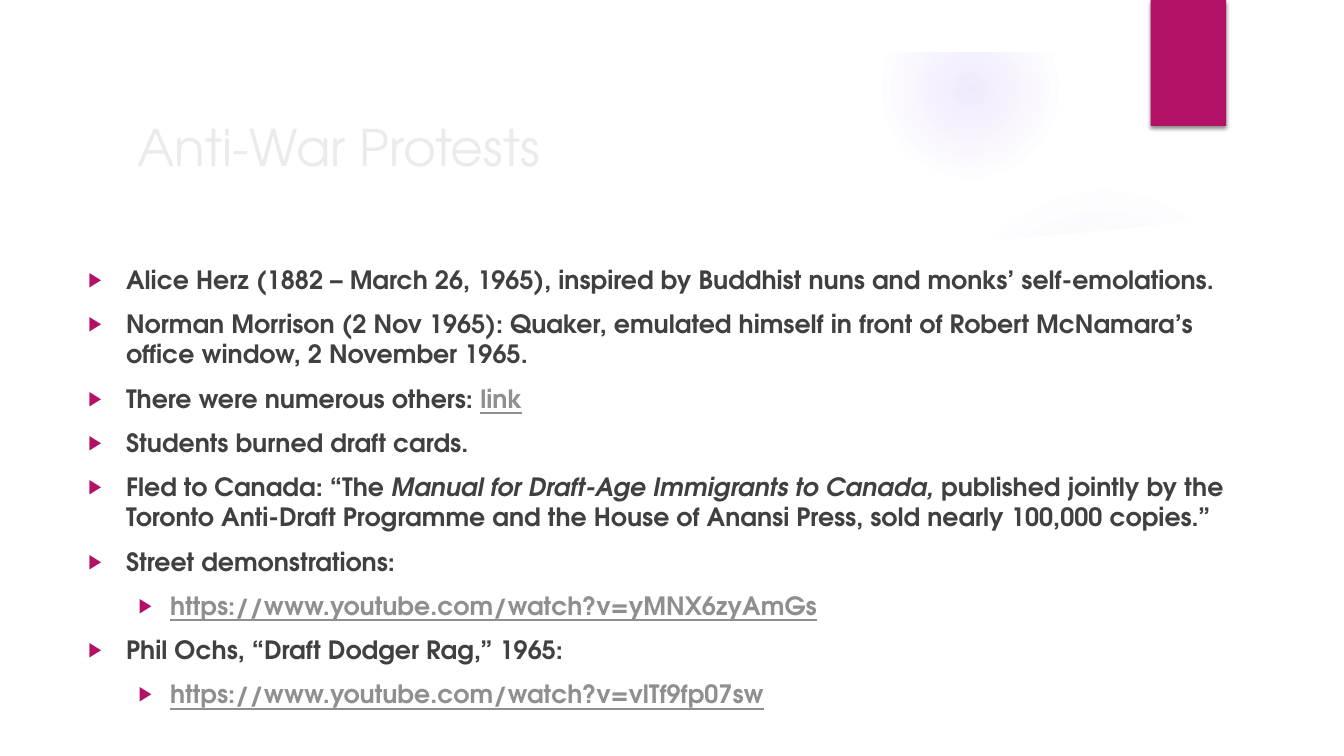
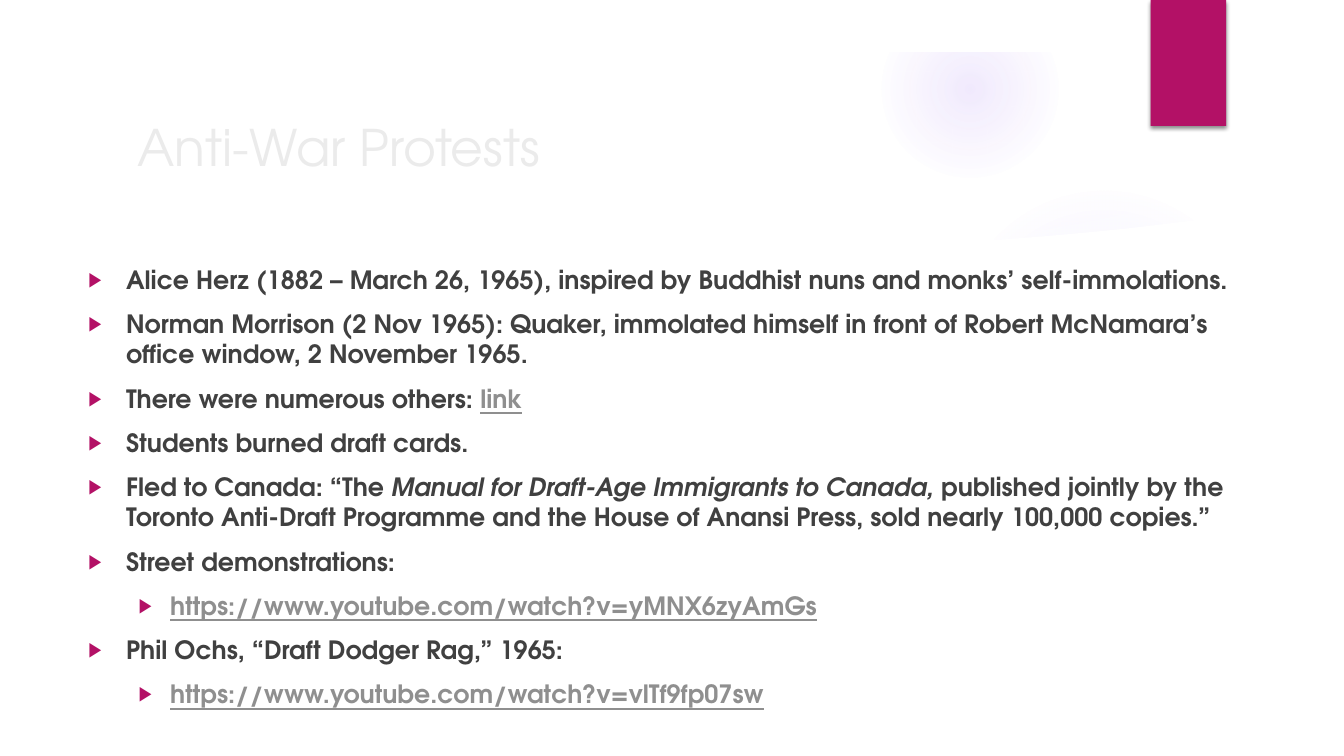
Before and after one commit to mrbaker1917/website, a slide deck: slide 5 of ASMU432/ppts/The late 1960s.pptx. Drawn at 1344x756 pixels with LibreOffice and Linux fonts; fonts in the diff are those of the drawing; background and template pictures are left out. Boxes give left, top, right and bottom in pixels: in the first picture for what was removed or moved away, otherwise in the second. Text is boxed around its words. In the diff, an @@ line names an element or a change of style, - is before the commit and + after.

```diff
--- a/ASMU432/ppts/The late 1960s.pptx
+++ b/ASMU432/ppts/The late 1960s.pptx
@@ text at (126, 269, 1227, 367): text changed @@
-▶ Alice Herz (1882 – March 26, 1965), inspired by Buddhist nuns and monks’ self-emolations.
-▶ Norman Morrison (2 Nov 1965): Quaker, emulated himself in front of Robert McNamara’s office window, 2 November 1965.
+▶ Alice Herz (1882 – March 26, 1965), inspired by Buddhist nuns and monks’ self-immolations.
+▶ Norman Morrison (2 Nov 1965): Quaker, immolated himself in front of Robert McNamara’s office window, 2 November 1965.
```
Also in this commit, not shown: 13 other slides changed, 1 slide added, 30 other files.
